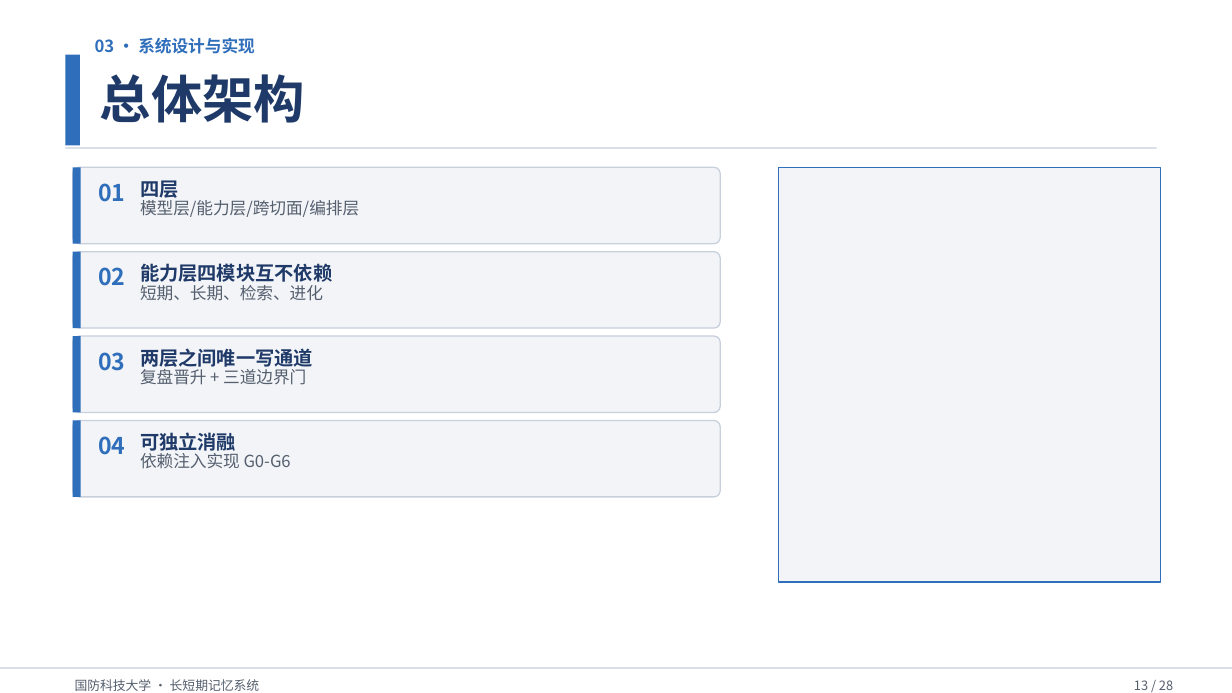
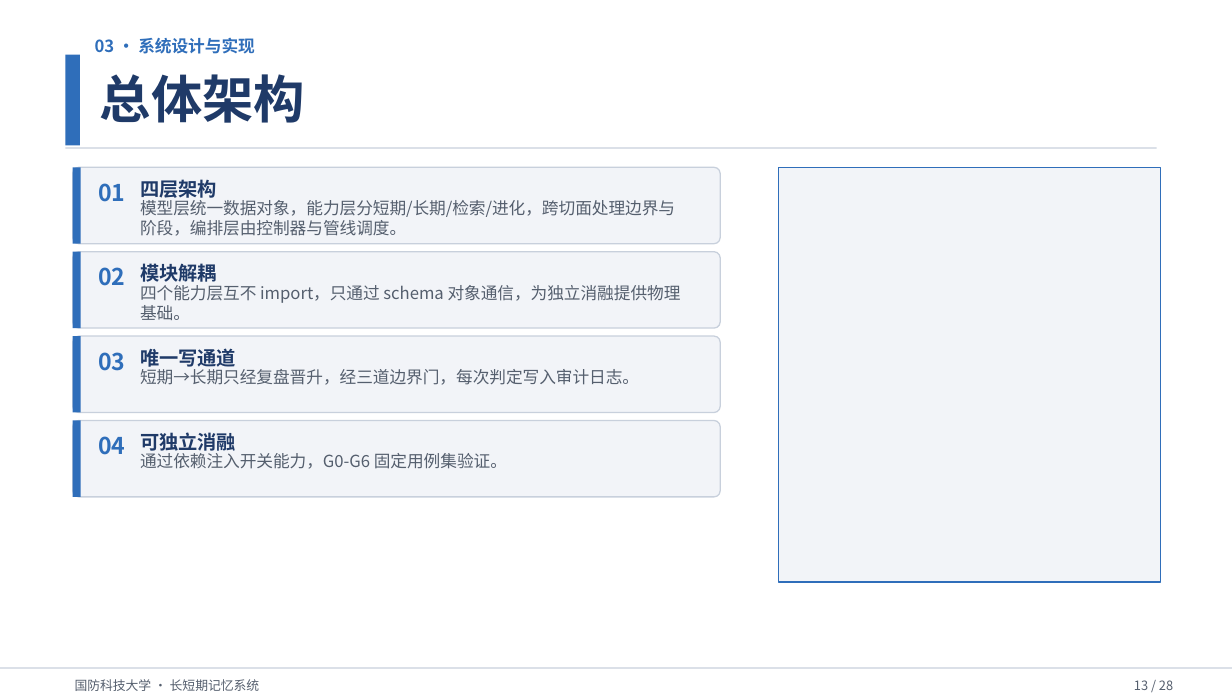
Before and after one commit to Outer-nebula-observer/yz-03, a slide deck: slide 13 of 汇报PPT/最终汇报成果.pptx. Drawn at 1232x693 pixels with LibreOffice and Linux fonts; fonts in the diff are those of the drawing. Boxes give left, top, right and bottom in pixels: in the first picture for what was removed or moved away, otherwise in the second. Text is boxed around its words. In the diff, an @@ line names an element or a change of style, - is before the commit and + after.

Commit message:
docs: 继续优化后页——架构/代码页/边界/WebUI/实验/智戎/总结等逐页排版文字增强
- 代码页：说明扩展为 3 条，代码精简（去掉冗余注释，缩短行数），字号 12→11 防溢出
- 总体架构页：左侧 4 条扩展说明 + 右侧架构图占位
- 边界门控与阶段感知：改为竖向四段铺满（vert_fill）
- WebUI/智戎页：内容扩展 + 右侧大图占位
- 数据集/跨场次/总结：编号列表内容扩展，补充样本量/统计/下一步细节
- 合并后的正式文件已重新生成（28页），备注齐全、无重复

```diff
--- a/汇报PPT/最终汇报成果.pptx
+++ b/汇报PPT/最终汇报成果.pptx
@@ text at (x1=140, y1=179, x2=217, y2=202): text changed @@
-四层
+四层架构
@@ text at (x1=140, y1=197, x2=675, y2=236): text changed @@
-模型层/能力层/跨切面/编排层
+模型层统一数据对象，能力层分短期/长期/检索/进化，跨切面处理边界与阶段，编排层由控制器与管线调度。
@@ text at (x1=140, y1=264, x2=217, y2=287): text changed @@
-能力层四模块互不依赖
+模块解耦
@@ text at (x1=140, y1=285, x2=681, y2=320): text changed @@
-短期、长期、检索、进化
+四个能力层互不 import，只通过 schema 对象通信，为独立消融提供物理基础。
@@ text at (x1=140, y1=348, x2=236, y2=371): text changed @@
-两层之间唯一写通道
+唯一写通道
@@ text at (x1=140, y1=366, x2=639, y2=385): text changed @@
-复盘晋升 + 三道边界门
+短期→长期只经复盘晋升，经三道边界门，每次判定写入审计日志。
@@ text at (x1=140, y1=453, x2=507, y2=469): text changed @@
-依赖注入实现 G0-G6
+通过依赖注入开关能力，G0-G6 固定用例集验证。
```
Also in this commit, not shown: 10 other slides changed, 2 other files.
